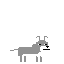
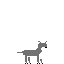
Two versions of the same layered image (64x64). Layer-by-layer changes:
added group "Back_F_Leg" with 2 layers above "Front_F_Leg" over [25, 55, 28, 64]
renamed "B_Leg" to "BFU_Leg", moved it into group "Back_F_Leg", painted on it over [25, 55, 42, 64]
removed group "B_F_Leg" (2 layers) over [24, 56, 26, 64]
removed group "F_B_Leg" (2 layers) over [36, 56, 38, 64]
renamed "T_Leg" to "BFL_Leg", moved it into group "Back_F_Leg", painted on it over [25, 56, 42, 64]
added group "Front_F_Leg" with 2 layers above "Head" over [37, 55, 40, 64]
renamed "Head" to "FFL_Leg", moved it into group "Front_F_Leg", painted on it over [36, 36, 50, 64]
renamed "T_Body" to "Head", painted on it over [32, 41, 48, 56]
removed layer "B_Body" over [18, 47, 32, 56]
added group "Body" with 2 layers above "Front_B_Leg" over [23, 47, 45, 59]
renamed "T_Leg" to "U_Body", moved it into group "Body", painted on it over [34, 47, 45, 60]
renamed "TBB_Leg" to "L_Body", moved it into group "Body", painted on it over [20, 50, 34, 60]
added group "Front_B_Leg" with 2 layers above "Back_B_Leg" over [40, 56, 43, 64]
added group "Back_B_Leg" with 2 layers above "Tail" over [28, 55, 31, 64]
painted on "Tail" over [10, 49, 23, 53]
